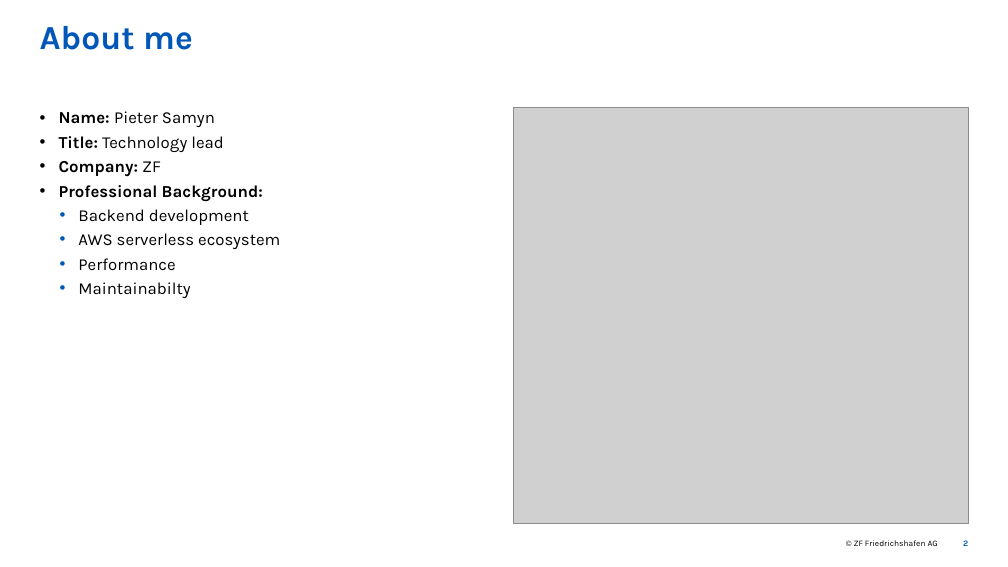
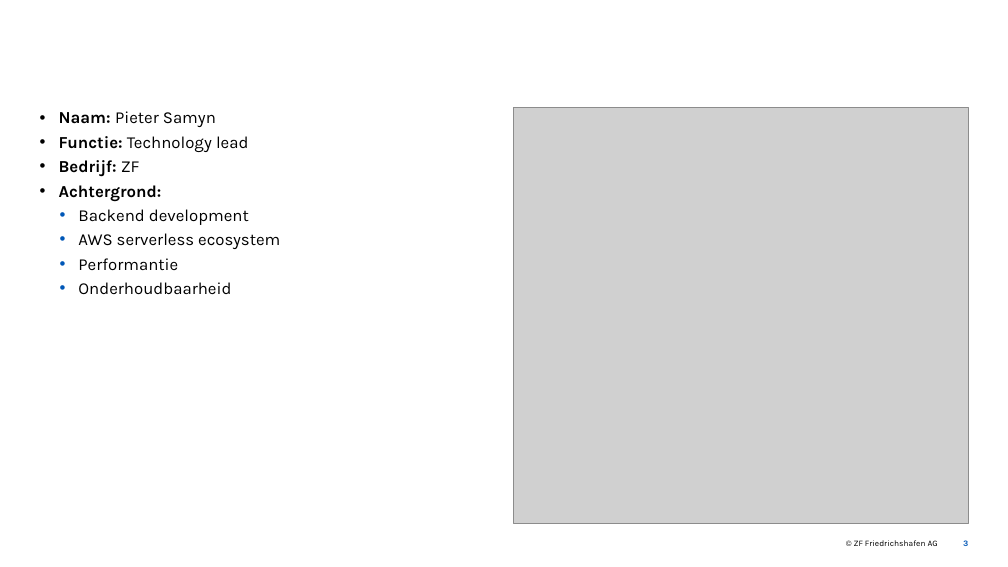
Before and after one commit to PhbsSmn/configuration-and-options, a slide deck: slide 3 of slides/presentation.pptx (slide 2 before the commit). Drawn at 1008x567 pixels with LibreOffice and Linux fonts; fonts in the diff are those of the drawing; grey boxes stand for pictures; background and template pictures are left out. Boxes give left, top, right and bottom in pixels: in the first picture for what was removed or moved away, otherwise in the second. Text is boxed around its words. In the diff, an @@ line names an element or a change of style, - is before the commit and + after.

```diff
--- a/slides/presentation.pptx
+++ b/slides/presentation.pptx
@@ title removed at [40,26,193,50] @@
-About me
@@ text at [59,111,249,202]: text changed @@
-• Name: Pieter Samyn
-• Title: Technology lead
-• Company: ZF
-• Professional Background:
+• Naam: Pieter Samyn
+• Functie: Technology lead
+• Bedrijf: ZF
+• Achtergrond:
@@ text at [78,258,231,294]: text changed @@
-  • Performance
-  • Maintainabilty
+  • Performantie
+  • Onderhoudbaarheid
```
Also in this commit, not shown: 3 other slides changed, 4 slides added, 5 slides removed, 18 other files.
